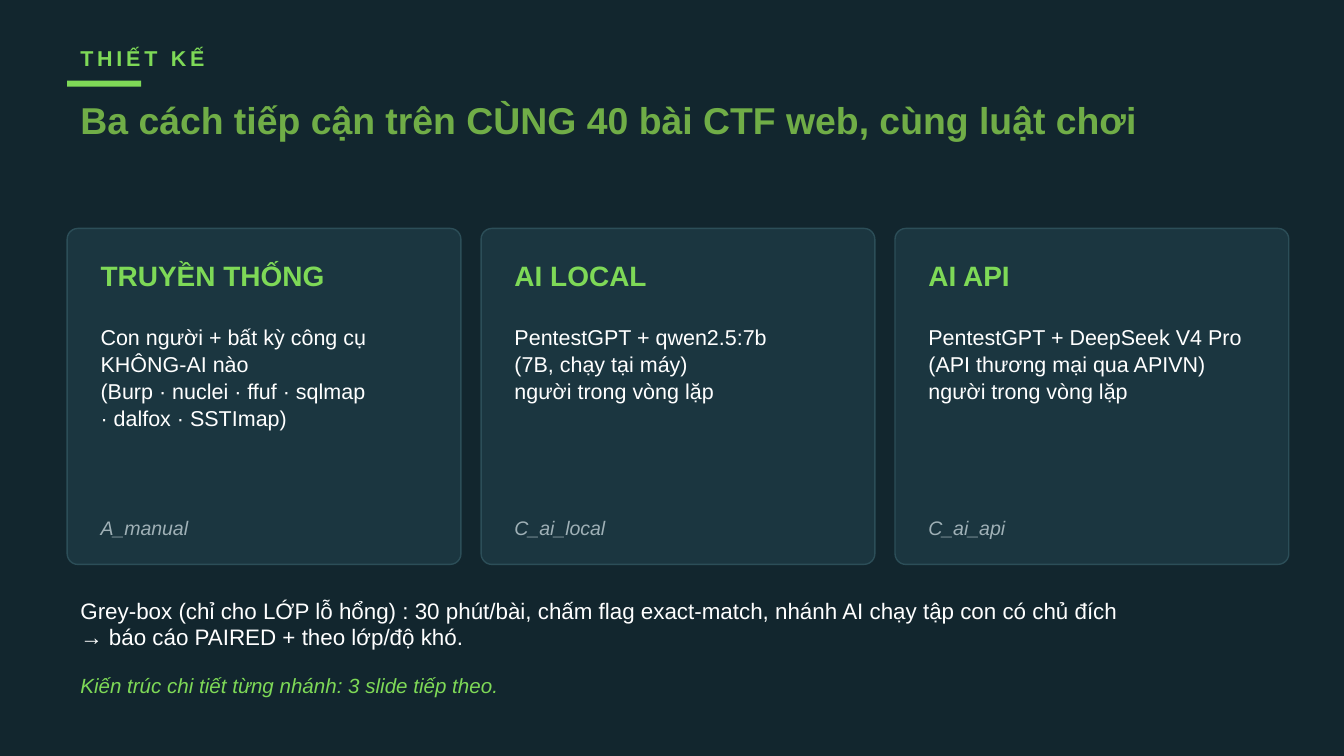
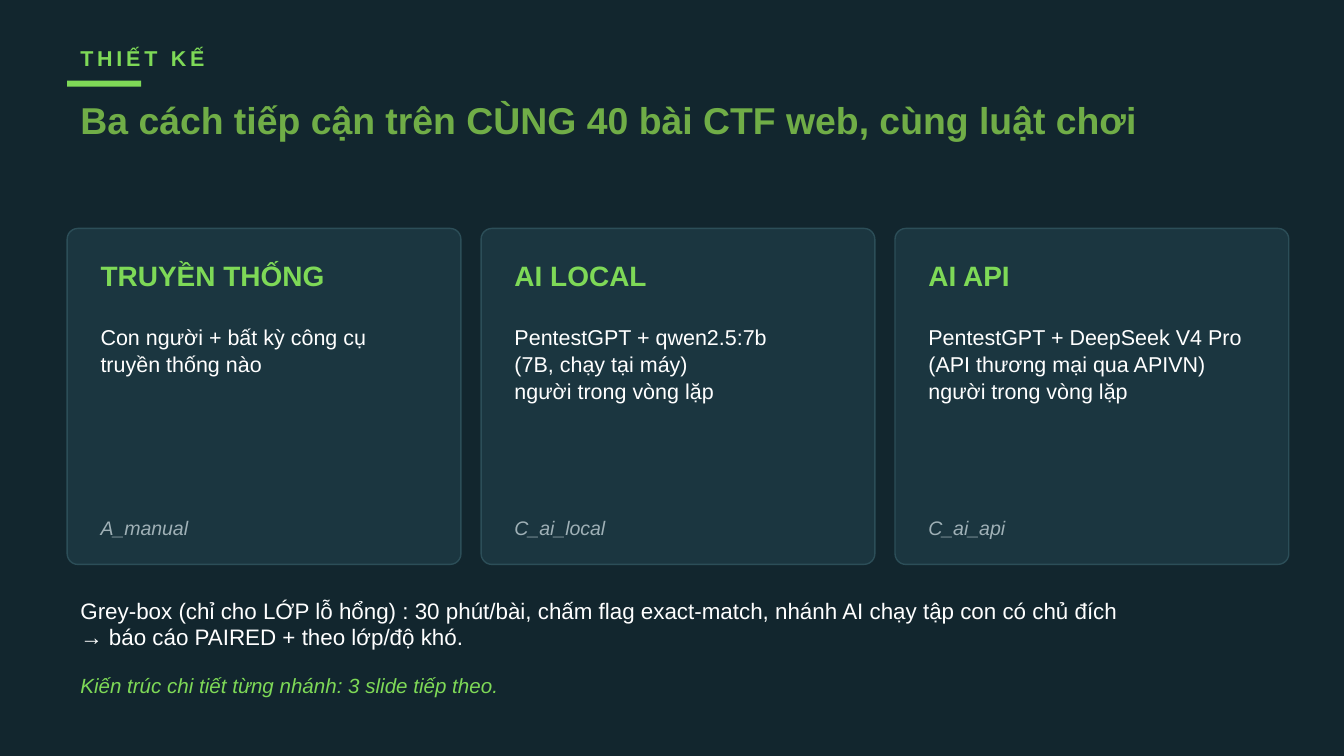
Before and after one commit to VuNguyenBinh/KLTN-FA26, a slide deck: slide 4 of Slide/KTLN_slide.pptx. Drawn at 1344x756 pixels with LibreOffice and Linux fonts; fonts in the diff are those of the drawing. Boxes give left, top, right and bottom in pixels: in the first picture for what was removed or moved away, otherwise in the second. Text is boxed around its words. In the diff, an @@ line names an element or a change of style, - is before the commit and + after.

```diff
--- a/Slide/KTLN_slide.pptx
+++ b/Slide/KTLN_slide.pptx
@@ text at <box>101,328,366,377</box>: text changed @@
-Con người + bất kỳ công cụ
-KHÔNG-AI nào
-(Burp · nuclei · ffuf · sqlmap
-· dalfox · SSTImap)
+Con người + bất kỳ công cụ truyền thống nào
```
Also in this commit, not shown: 15 other slides changed, 1 slide added.
